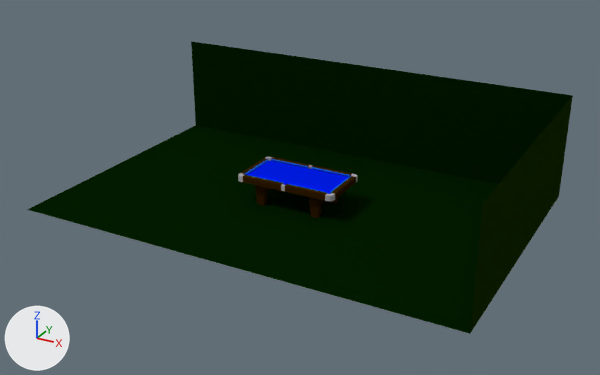
A saved change to the Blender file dist/models/p8.blend.
Rendered twice from a 50 mm lens placed at (176.0, -317.0, 153.0), pointed at (4.0, -5.0, -3.0). Lighting does not change. The marker at lower left points along +X, +Y and +Z.

The scene before the commit, as lines of its bpy script (objects in view):
```python
mat_floor = diffuse_material('floor')
mat_floor.base_color = (0.000905, 0.0122, 0.0)  # black #031d00
mat_wall1 = diffuse_material('wall1')
mat_wall1.base_color = (0.00695, 0.022, 0.0)  # black #142900
me_cube_001 = bpy.data.meshes.new('Cube.001')
me_cube_001.from_pydata(...)  # 158 vertices, 81 faces; spans x -23.0..23.0, y -12.0..12.0, z -0.3..0.3
# faces by material slot: [63, 18]
me_cube_001.materials.append(mat_cloth)  # its picture is missing
me_cube_001.materials.append(mat_clothshade)  # its picture is missing
me_cube_005 = bpy.data.meshes.new('Cube.005')
me_cube_005.from_pydata([(-1.0, -1.0, -1.0), (-1.0, 1.0, -1.0), (1.0, -1.0, -1.0), (1.0, 1.0, -1.0), (-1.0, 1.0, 2.75), (1.0, 1.0, 2.75)], [], [(1, 0, 2, 3), (1, 3, 5, 4)])
me_cube_005.materials.append(mat_floor)  # black #031d00
me_cube_009 = bpy.data.meshes.new('Cube.009')
me_cube_009.from_pydata([(1.0, -1.0, -1.0), (1.0, 1.0, -1.0), (1.0, -1.0, 2.75), (1.0, 1.0, 2.75)], [], [(1, 0, 2, 3)])
me_cube_009.materials.append(mat_wall1)  # black #142900
ob_fullcloth = bpy.data.objects.new('FullCloth', me_cube_001)
ob_fullcloth.location = (0.0, 0.0, -0.8)
ob_northwall = bpy.data.objects.new('northwall', me_cube_009)
ob_northwall.location = (0.0, -0.1, -0.5)
ob_northwall.scale = (108.0, 68.0, 13.6)
ob_room = bpy.data.objects.new('Room', me_cube_005)
ob_room.location = (0.0, -0.1, -0.5)
ob_room.scale = (108.0, 68.0, 13.6)
# also in view: 'SideRail' at (0.0, 0.0, -1.0)
```
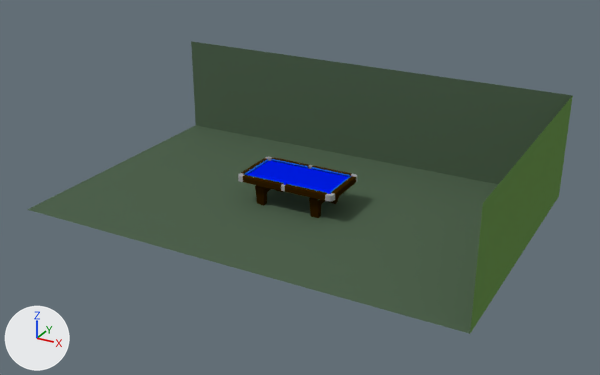
Changed parts and their boxes (x1, y1, x2, y2) in the pictures (600 x 375 px):
'Room', recoloured (black to green): (27, 41, 573, 334) in both
'northwall', recoloured (black to green): (470, 96, 573, 333) in both

What the commit changed:
Material 'floor' (mat_floor) changes colour from black #031d00 to dark green #51644f; in linear values from (0.000905, 0.0122, 0.0) to (0.0813, 0.127, 0.0777).
Material 'wall1' (mat_wall1) changes colour from black #142900 to green #678e4d; in linear values from (0.00695, 0.022, 0.0) to (0.137, 0.272, 0.0738).
